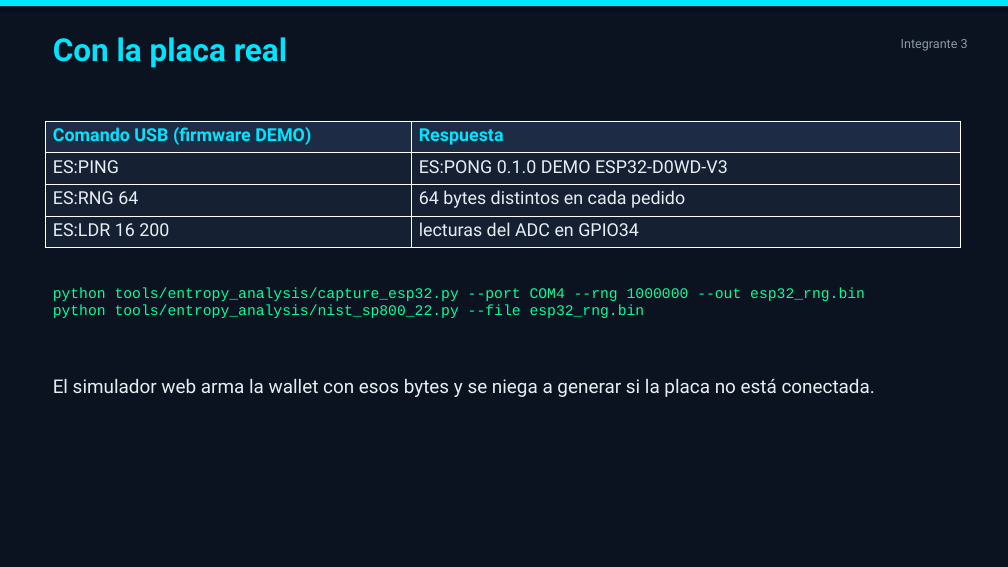
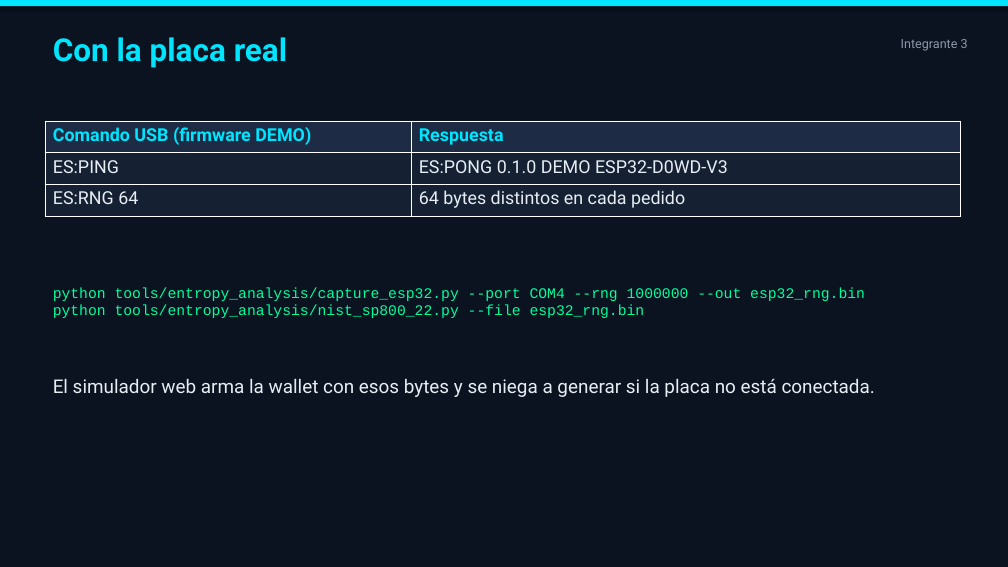
Before and after one commit to agustinhgimenez/EntropySigner, a slide deck: slide 20 of presentation/EntropySigner_RNG.pptx. Drawn at 1008x567 pixels with LibreOffice and Linux fonts; fonts in the diff are those of the drawing. Boxes give left, top, right and bottom in pixels: in the first picture for what was removed or moved away, otherwise in the second. Text is boxed around its words. In the diff, an @@ line names an element or a change of style, - is before the commit and + after.

```diff
--- a/presentation/EntropySigner_RNG.pptx
+++ b/presentation/EntropySigner_RNG.pptx
@@ table at box(45, 121, 960, 216) @@
-row 4: ES:LDR 16 200 | lecturas del ADC en GPIO34
```
Also in this commit, not shown: 5 other slides changed, 6 other files.
